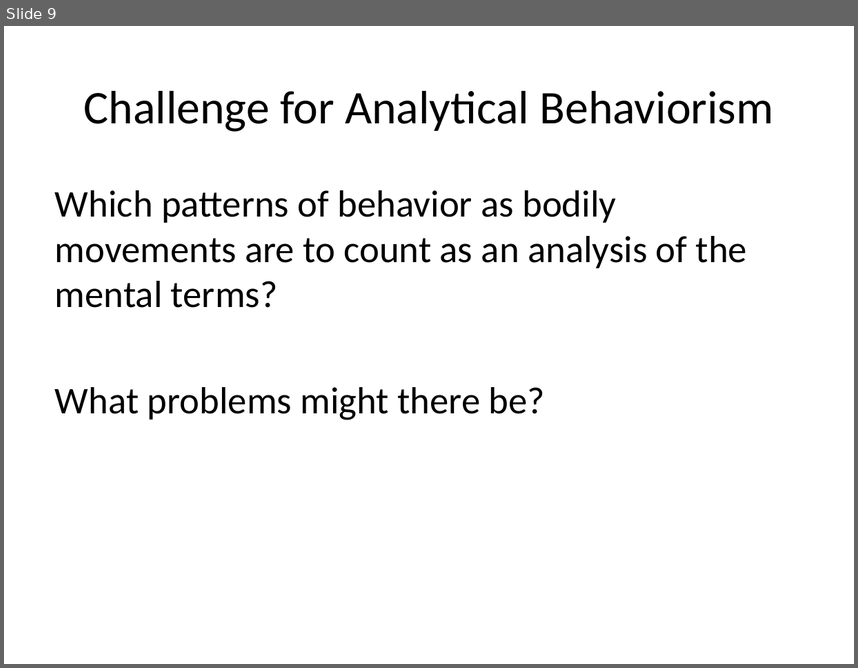
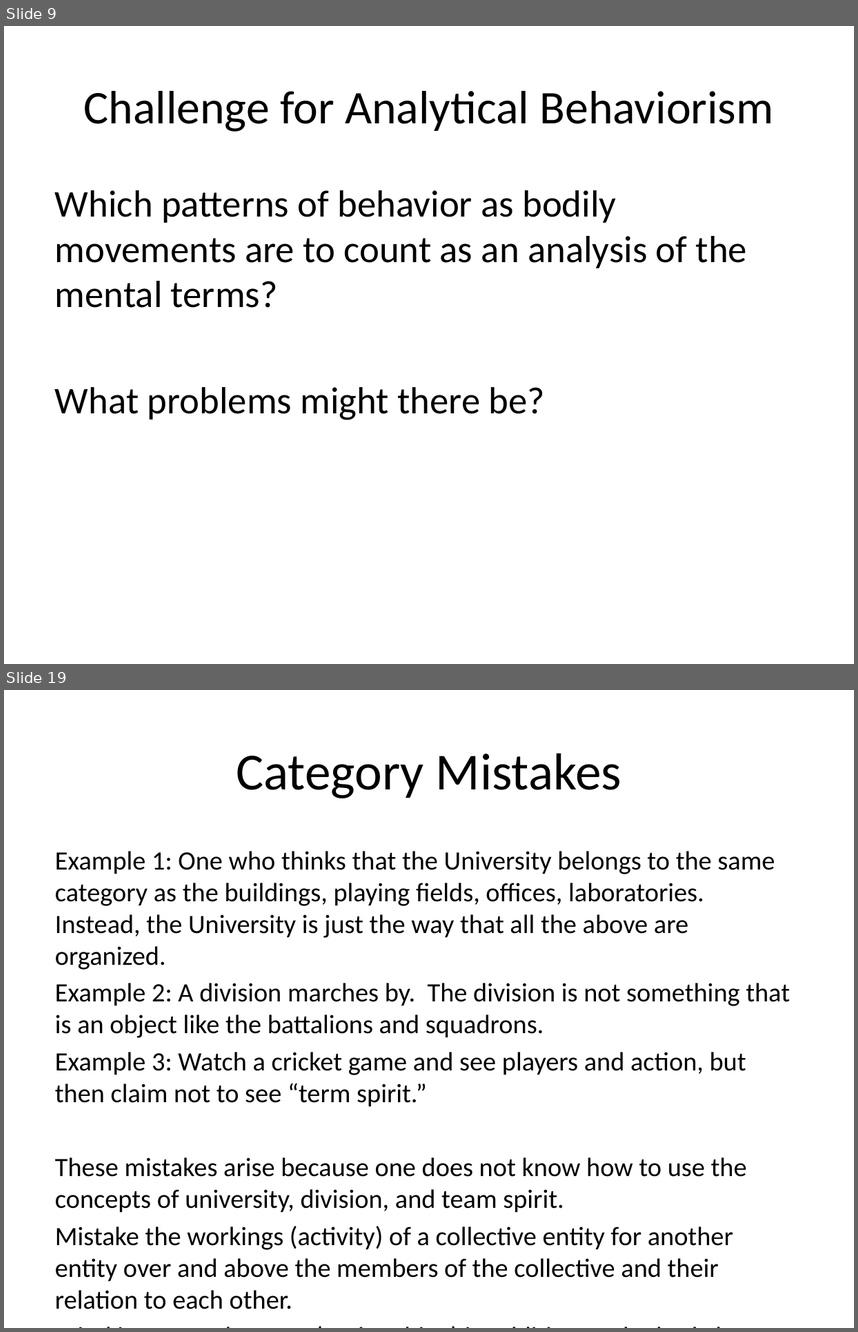
Before and after one commit to Ediblelnk/Kutztown-MSC, a slide deck: PHI241-philosophy-of-the-mind/lecture-slides/Behaviorism.pptx. Shown one above the other, each under a label of ours: slide 9 before the commit, slides 9 and 19 after it; the slides between them are not shown. The pictures are 858x668 and 858x1332 pixels, drawn with LibreOffice and Linux fonts; fonts in the diff are those of the drawing. Boxes give left, top, right and bottom in pixels: in the first picture for what was removed or moved away, otherwise in the second. Text is boxed around its words. In the diff, an @@ line names an element or a change of style, - is before the commit and + after.

```diff
--- a/PHI241-philosophy-of-the-mind/lecture-slides/Behaviorism.pptx
+++ b/PHI241-philosophy-of-the-mind/lecture-slides/Behaviorism.pptx
@@ slide 19 added at (x1=4, y1=690, x2=854, y2=1328), background #FFFFFF @@
@@ title added at (x1=236, y1=753, x2=622, y2=798), 44 pt, text #000000 @@
+Category Mistakes
@@ text added at (x1=55, y1=851, x2=790, y2=1309), 22.4 pt, text #000000 @@
+Example 1: One who thinks that the University belongs to the same category as the buildings, playing fields, offices, laboratories. Instead, the University is just the way that all the above are organized.
+Example 2: A division marches by. The division is not something that is an object like the battalions and squadrons.
+Example 3: Watch a cricket game and see players and action, but then claim not to see “term spirit.”
+These mistakes arise because one does not know how to use the concepts of university, division, and team spirit.
+Mistake the workings (activity) of a collective entity for another entity over and above the members of the collective and their relation to each other.
+Mind is not a substance (entity, thing) in addition to the body but a way in which the body functions.
```
Also in this commit, not shown: 2 slides changed, 10 other slides added, 2 other files.
